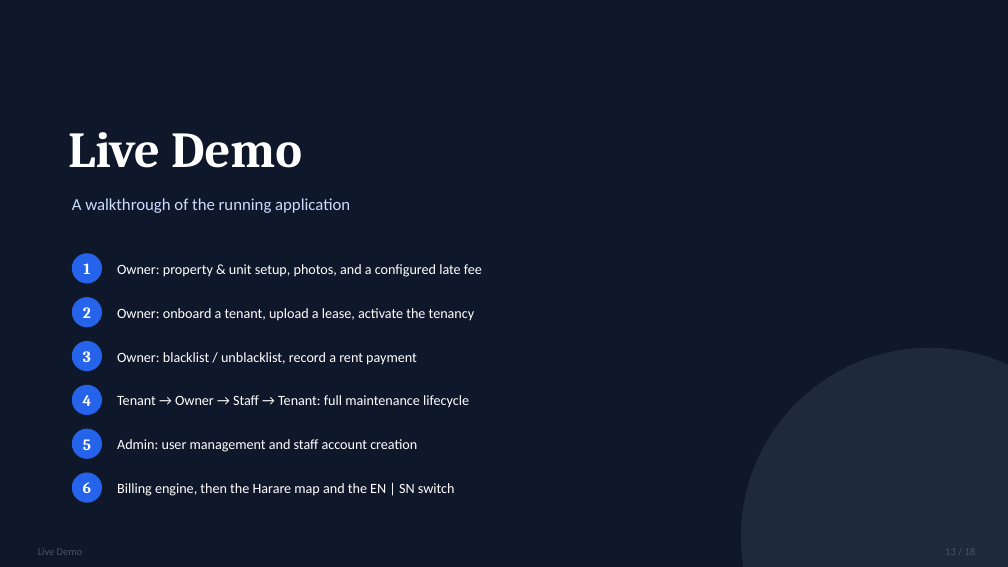
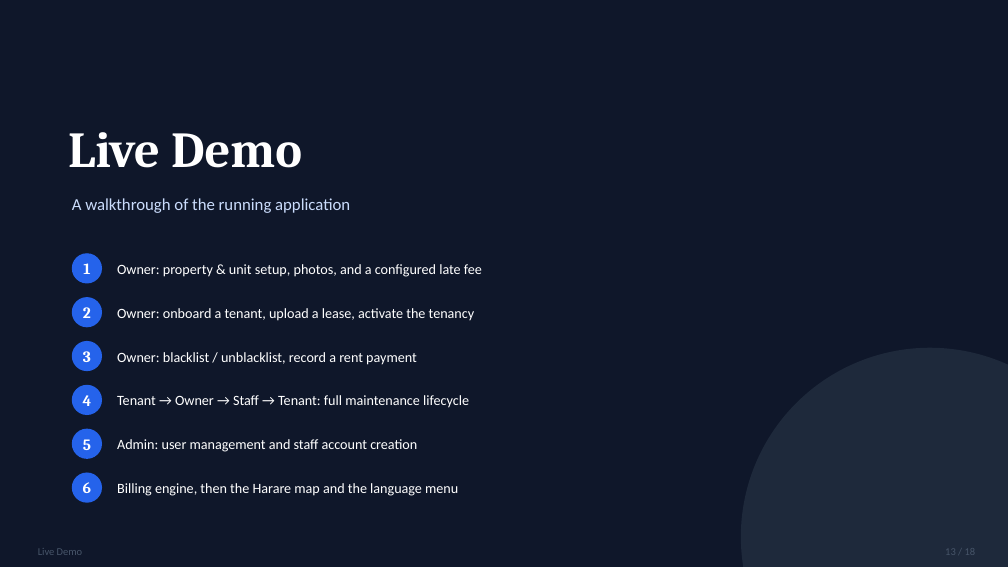
Before and after one commit to Abdur-lab/github-slideshow, a slide deck: slide 13 of docs/ABDURRAHMAAN_IT401_DEL_6_PRESENTATION.pptx. Drawn at 1008x567 pixels with LibreOffice and Linux fonts; fonts in the diff are those of the drawing. Boxes give left, top, right and bottom in pixels: in the first picture for what was removed or moved away, otherwise in the second. Text is boxed around its words. In the diff, an @@ line names an element or a change of style, - is before the commit and + after.

```diff
--- a/docs/ABDURRAHMAAN_IT401_DEL_6_PRESENTATION.pptx
+++ b/docs/ABDURRAHMAAN_IT401_DEL_6_PRESENTATION.pptx
@@ text at [117,483,458,496]: text changed @@
-Billing engine, then the Harare map and the EN | SN switch
+Billing engine, then the Harare map and the language menu
```
Also in this commit, not shown: 7 other slides changed, 5 other files.
